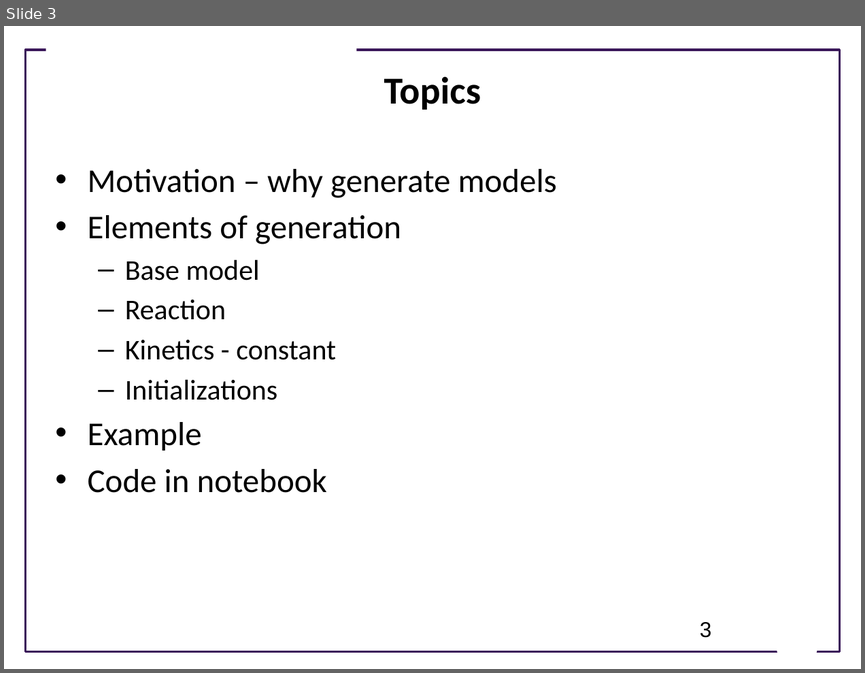
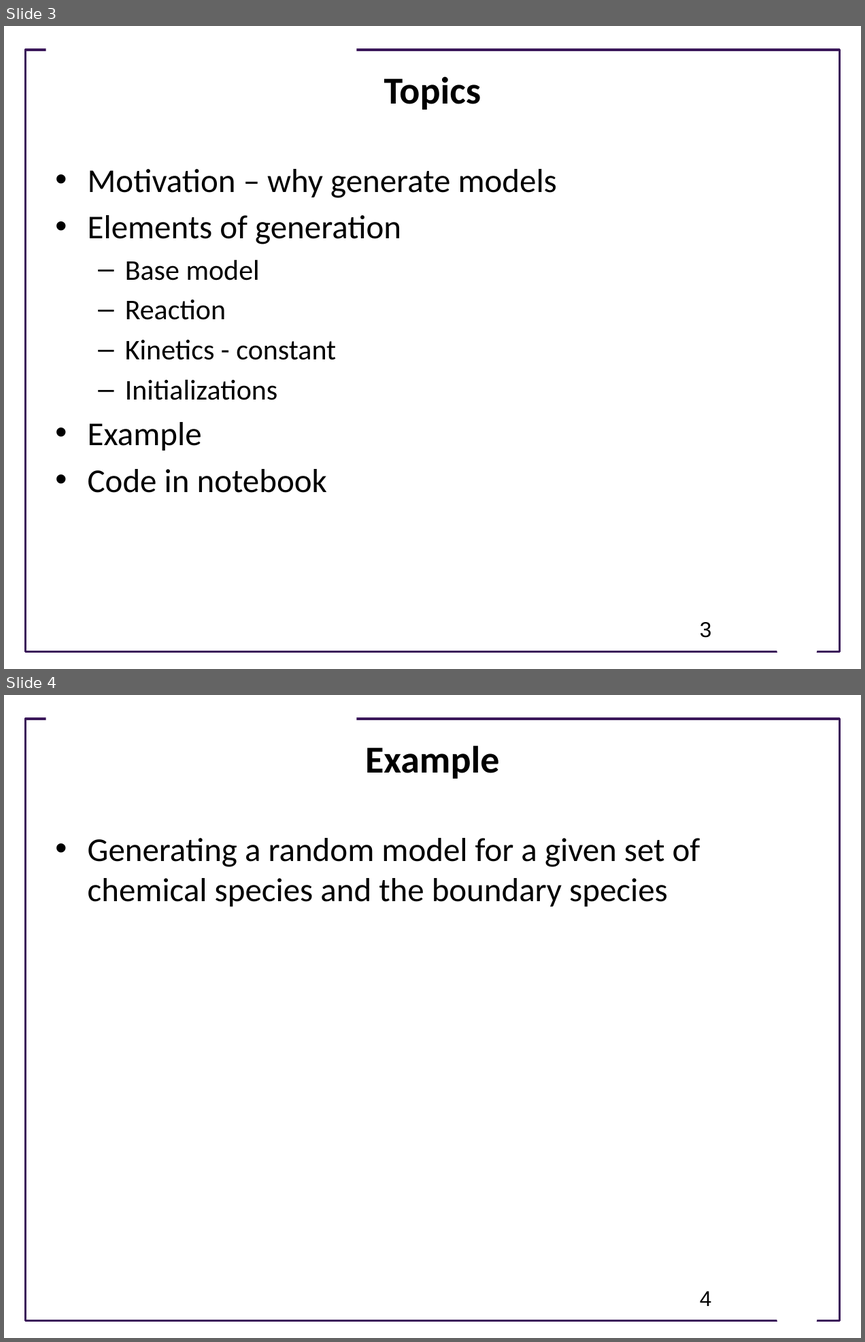
Before and after one commit to ModelEngineering/advancing-biomedical-models, a slide deck: lectures/lecture_15/Lecture_15_Generating Models.pptx. Shown one above the other, each under a label of ours: slide 3 before the commit, slides 3 and 4 after it. The pictures are 865x673 and 865x1342 pixels, drawn with LibreOffice and Linux fonts; fonts in the diff are those of the drawing; background and template pictures are left out. Boxes give left, top, right and bottom in pixels: in the first picture for what was removed or moved away, otherwise in the second. Text is boxed around its words. In the diff, an @@ line names an element or a change of style, - is before the commit and + after.

```diff
--- a/lectures/lecture_15/Lecture_15_Generating Models.pptx
+++ b/lectures/lecture_15/Lecture_15_Generating Models.pptx
@@ slide 4 added at (4,695,861,1338), background #FFFFFF; not listed: 3 template elements that a slide beside it also shows @@
@@ title added at (365,745,499,779), 32 pt, text #000000, bold @@
+Example
@@ text added at (88,838,700,906), 28 pt, text #000000 @@
+• Generating a random model for a given set of chemical species and the boundary species
@@ page number added at (700,1291,712,1306), 18 pt, text #000000 @@
+4
```
Also in this commit, not shown: 1 other file.
